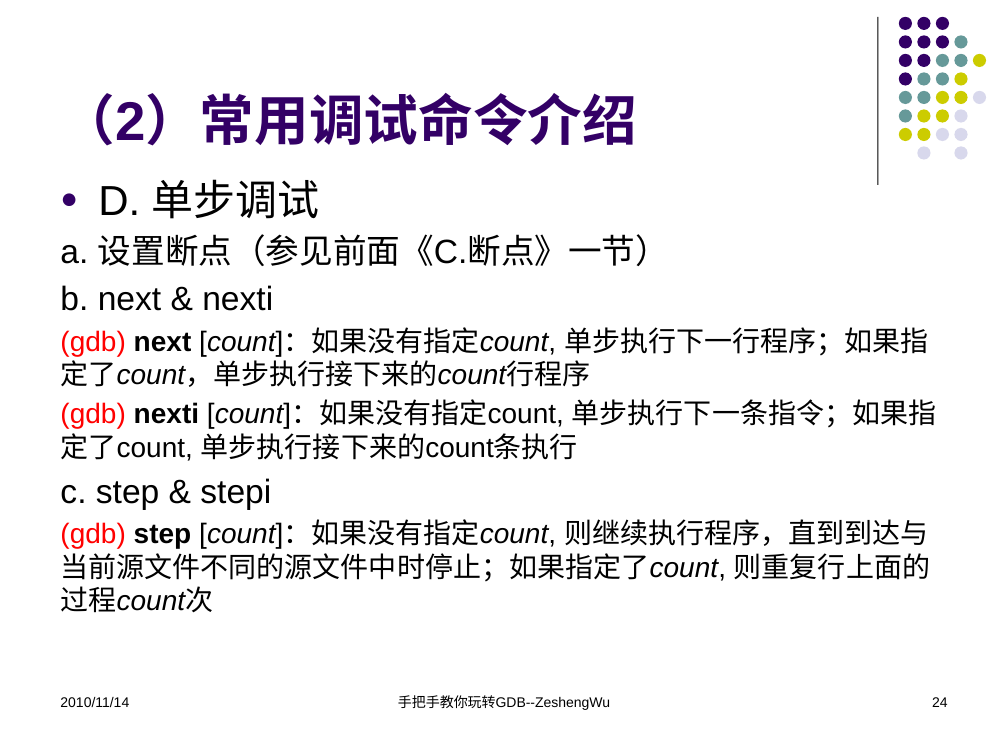
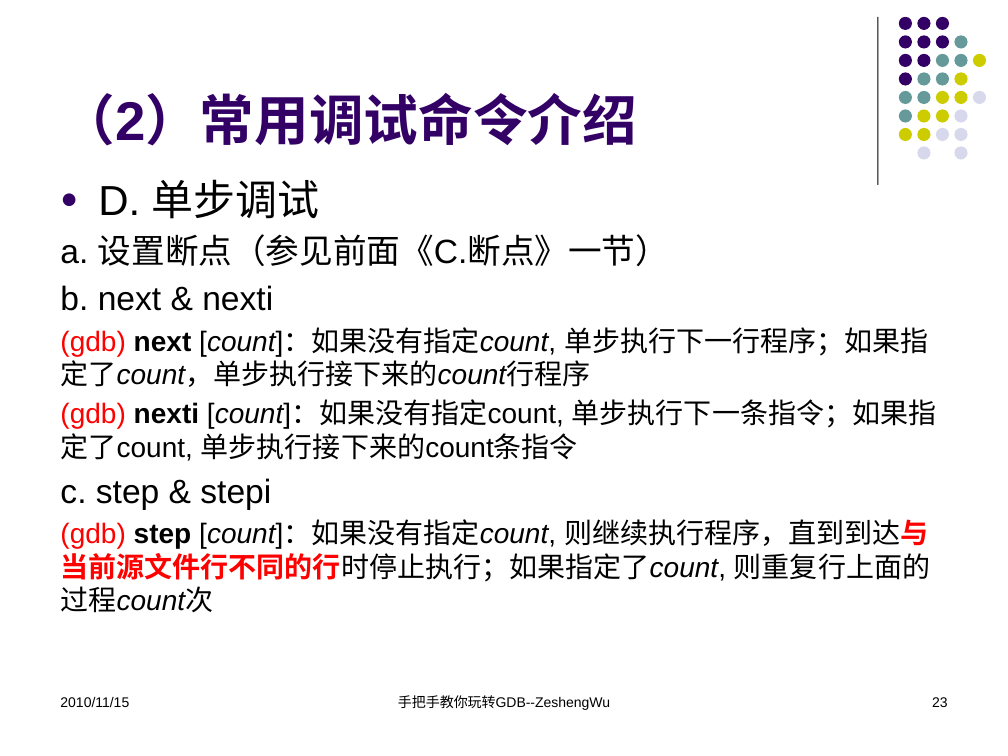
Before and after one commit to KublaikhanGeek/reactor, a slide deck: slide 23 of docs/手把手教你玩转GDB/手把手教你玩转GDB.pptx (slide 24 before the commit). Drawn at 1008x756 pixels with LibreOffice and Linux fonts; fonts in the diff are those of the drawing. Boxes give left, top, right and bottom in pixels: in the first picture for what was removed or moved away, otherwise in the second. Text is boxed around its words. In the diff, an @@ line names an element or a change of style, - is before the commit and + after.

```diff
--- a/docs/手把手教你玩转GDB/手把手教你玩转GDB.pptx
+++ b/docs/手把手教你玩转GDB/手把手教你玩转GDB.pptx
@@ text at box(60, 399, 937, 461): text changed @@
-(gdb) nexti [count]：如果没有指定count, 单步执行下一条指令；如果指定了count, 单步执行接下来的count条执行
+(gdb) nexti [count]：如果没有指定count, 单步执行下一条指令；如果指定了count, 单步执行接下来的count条指令
@@ text at box(60, 519, 930, 613): text changed @@
-(gdb) step [count]：如果没有指定count, 则继续执行程序，直到到达与当前源文件不同的源文件中时停止；如果指定了count, 则重复行上面的过程count次
+(gdb) step [count]：如果没有指定count, 则继续执行程序，直到到达与当前源文件行不同的行时停止执行；如果指定了count, 则重复行上面的过程count次
@@ text at box(60, 697, 129, 707): text changed @@
-2010/11/14
+2010/11/15
@@ page number at box(932, 697, 948, 707): text changed @@
-24
+23
```
Also in this commit, not shown: 51 other slides changed, 2 slides added, 2 slides removed, 1 other file.
